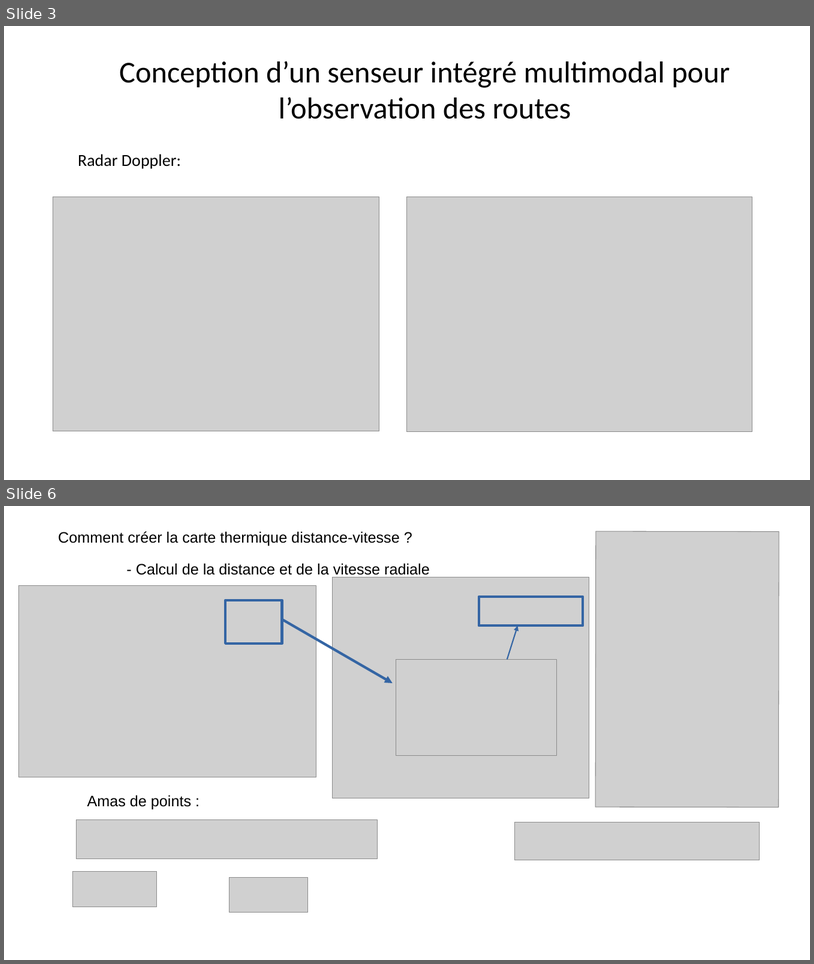
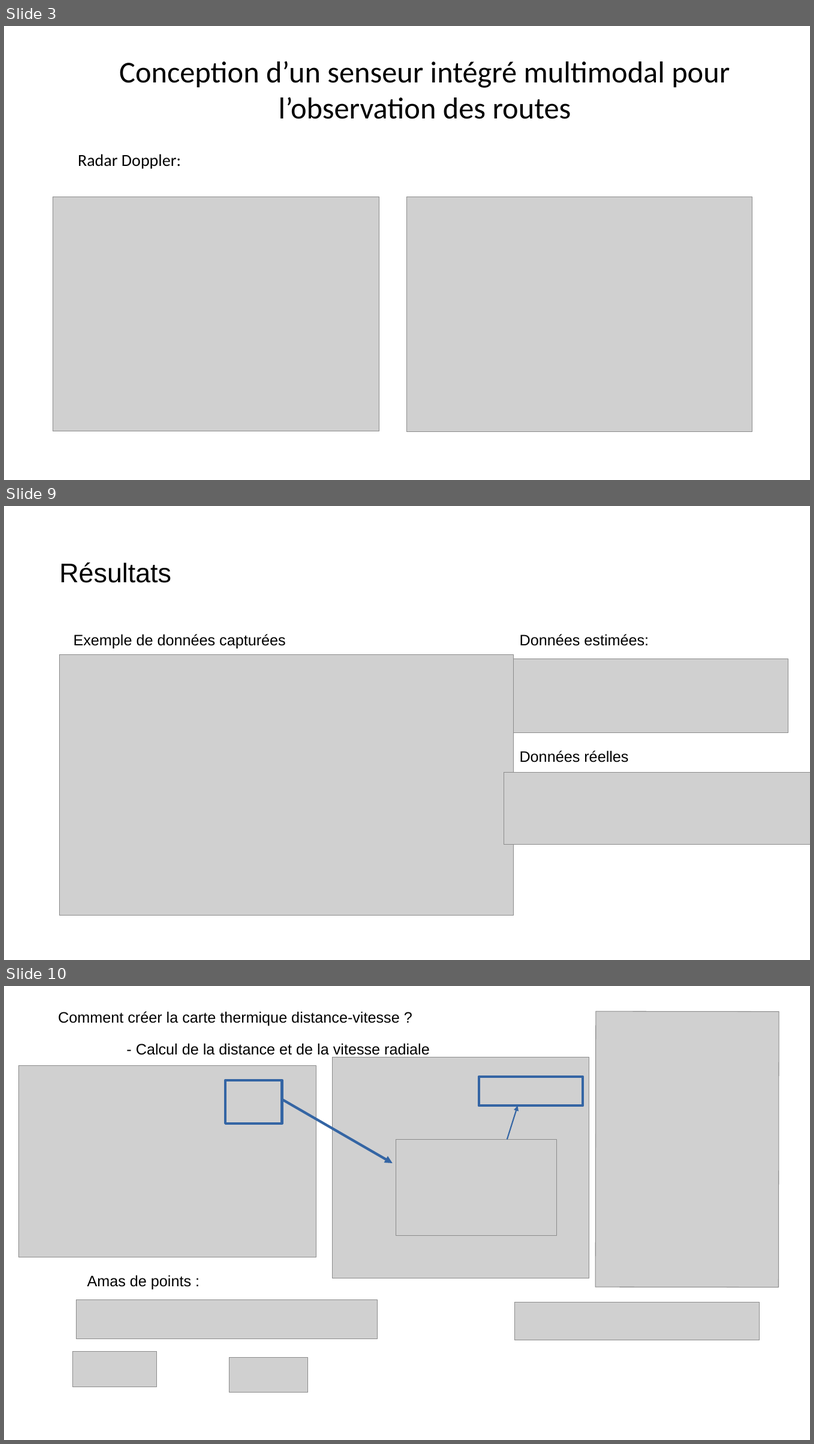
Before and after one commit to grotsartdehe/TFE, a slide deck: Presentation/Slides_TFE.pptx. Shown one above the other, each under a label of ours: slides 3 and 6 before the commit, slides 3, 9 and 10 after it; the slides between them are not shown. The pictures are 814x964 and 814x1444 pixels, drawn with LibreOffice and Linux fonts; fonts in the diff are those of the drawing; grey boxes stand for pictures. Boxes give left, top, right and bottom in pixels: in the first picture for what was removed or moved away, otherwise in the second. Text is boxed around its words. In the diff, an @@ line names an element or a change of style, - is before the commit and + after.

```diff
--- a/Presentation/Slides_TFE.pptx
+++ b/Presentation/Slides_TFE.pptx
@@ slide 9 added at box(4, 506, 810, 960), background #FFFFFF @@
@@ title added at box(59, 562, 171, 583), 32 pt, text #000000 @@
+Résultats
@@ text added at box(74, 634, 286, 649), 18 pt, text #000000 @@
+Exemple de données capturées
@@ text added at box(520, 634, 649, 646), 18 pt, text #000000 @@
+Données estimées:
@@ picture added at box(60, 654, 514, 915) @@
@@ picture added at box(514, 659, 789, 733) @@
@@ text added at box(520, 750, 629, 762), 18 pt, text #000000 @@
+Données réelles
@@ picture added at box(504, 772, 810, 844) @@
@@ what was slide 6 is now slide 10 @@
```
Also in this commit, not shown: 2 slides changed, 6 other slides added.
